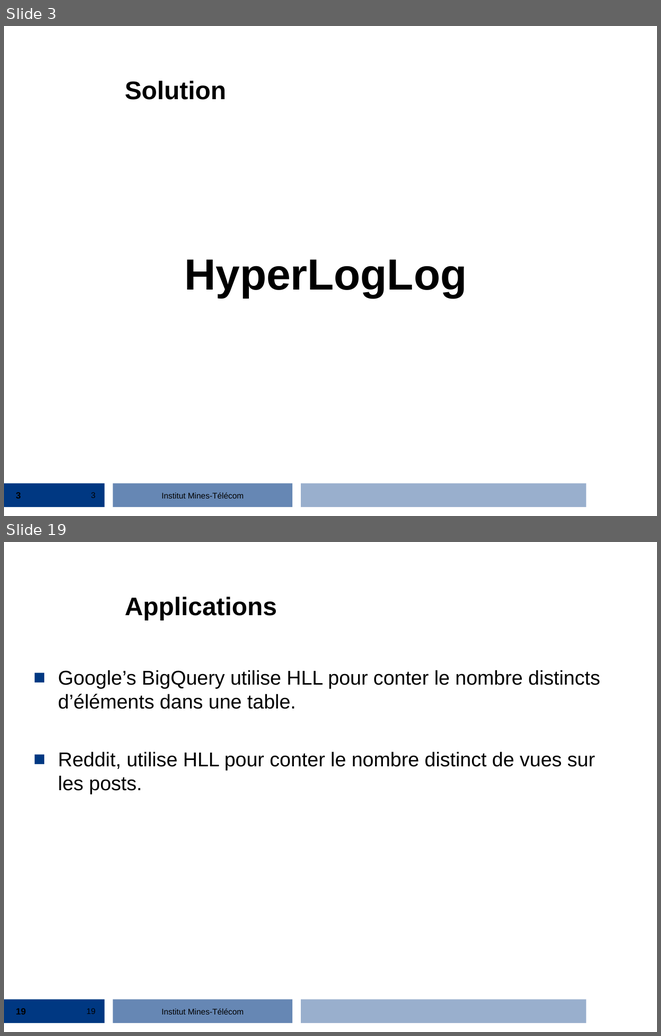
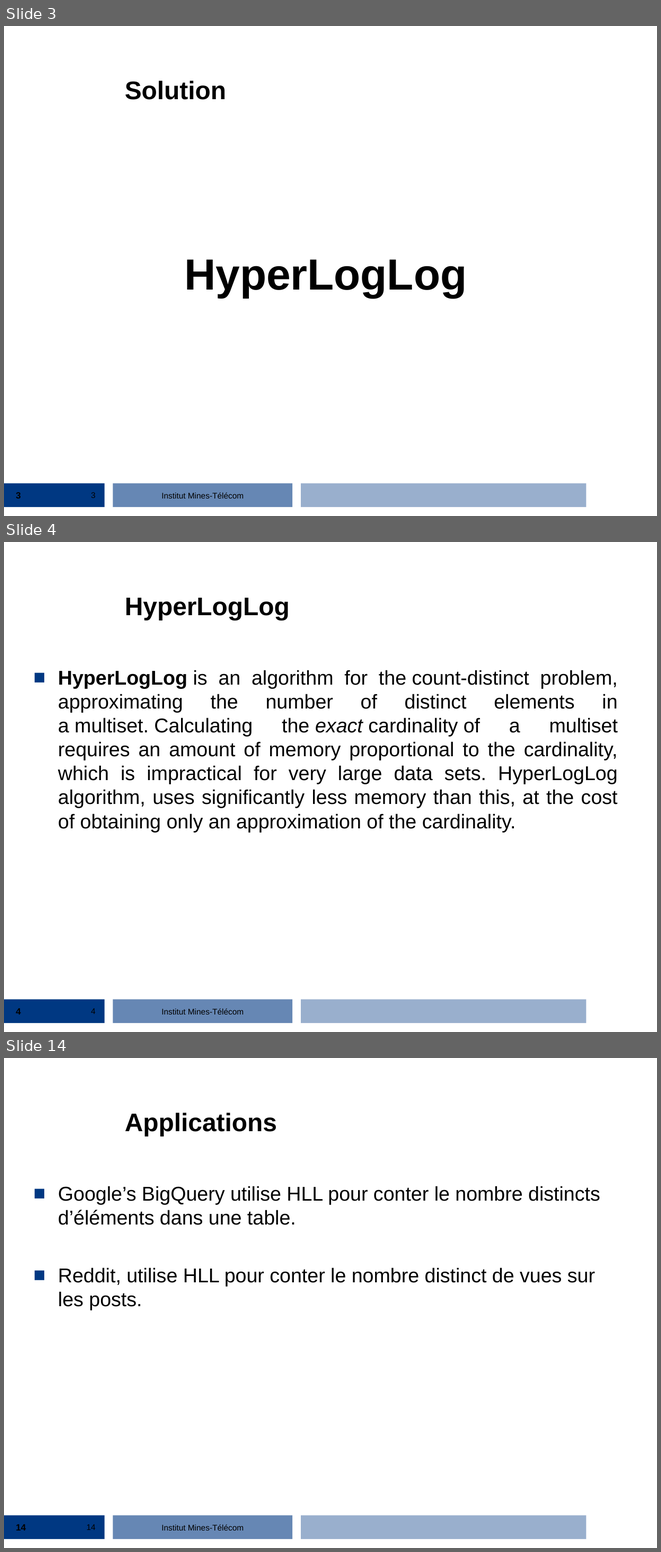
Before and after one commit to streaming-algorithms/hyper_log_log, a slide deck: 2_hyperloglog.ppt. Shown one above the other, each under a label of ours: slides 3 and 19 before the commit, slides 3, 4 and 14 after it; the slides between them are not shown. The pictures are 661x1036 and 661x1552 pixels, drawn with LibreOffice and Linux fonts; fonts in the diff are those of the drawing; background and template pictures are left out. Boxes give left, top, right and bottom in pixels: in the first picture for what was removed or moved away, otherwise in the second. Text is boxed around its words. In the diff, an @@ line names an element or a change of style, - is before the commit and + after.

```diff
--- a/2_hyperloglog.ppt
+++ b/2_hyperloglog.ppt
@@ slide 4 added at <box>4,542,657,1032</box>, background #FFFFFF; not listed: 4 template elements that a slide beside it also shows @@
@@ title added at <box>125,598,290,620</box>, 28 pt, text #000000, bold @@
+HyperLogLog
@@ text added at <box>58,670,618,832</box>, 22 pt, text #000000 @@
+■ HyperLogLog is an algorithm for the count-distinct problem, approximating the number of distinct elements in a multiset. Calculating the exact cardinality of a multiset requires an amount of memory proportional to the cardinality, which is impractical for very large data sets. HyperLogLog algorithm, uses significantly less memory than this, at the cost of obtaining only an approximation of the cardinality.
@@ page number added at <box>16,1008,21,1014</box>, 10 pt, text #000000, bold @@
+4
@@ page number added at <box>91,1008,96,1014</box>, 9 pt, text #000000 @@
+4
@@ what was slide 19 is now slide 14 @@
@@ page number at <box>16,1524,26,1530</box>: text changed @@
-19
+14
@@ page number at <box>87,1524,96,1530</box>: text changed @@
-19
+14
```
Also in this commit, not shown: 12 other slides added, 18 slides removed.
